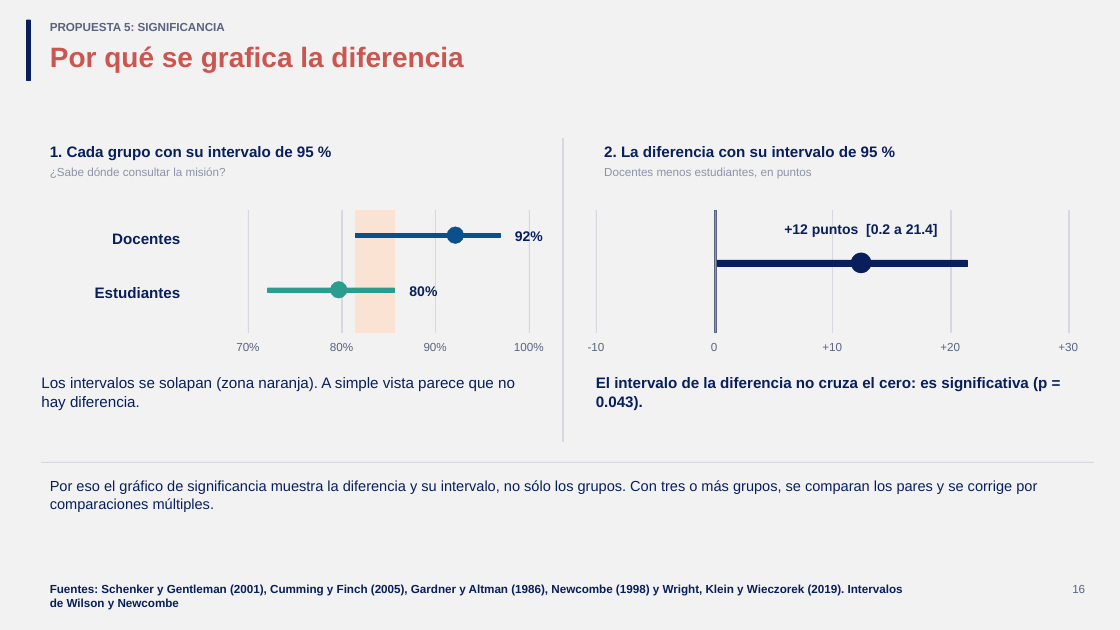
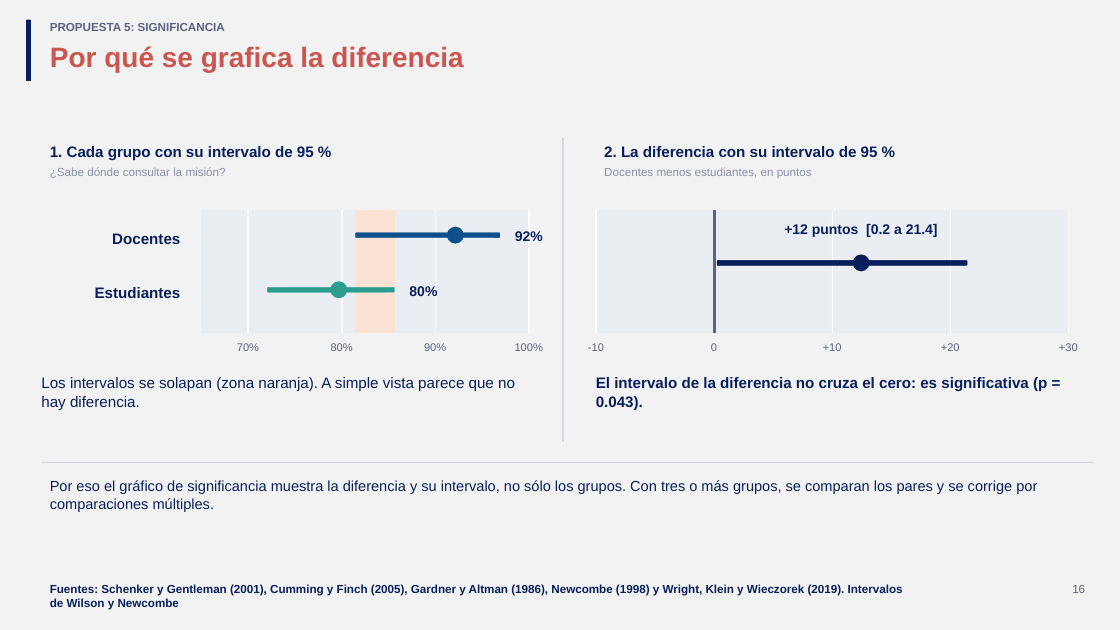
Before and after one commit to GonzaloAlmendariz/prosecnur-app, a slide deck: slide 16 of docs/qa/motor-ppt-2026-10-06/4-recetario/propuestas-rescatables.pptx. Drawn at 1120x630 pixels with LibreOffice and Linux fonts; fonts in the diff are those of the drawing; background and template pictures are left out. Boxes give left, top, right and bottom in pixels: in the first picture for what was removed or moved away, otherwise in the second. Text is boxed around its words. In the diff, an @@ line names an element or a change of style, - is before the commit and + after.

```diff
--- a/docs/qa/motor-ppt-2026-10-06/4-recetario/propuestas-rescatables.pptx
+++ b/docs/qa/motor-ppt-2026-10-06/4-recetario/propuestas-rescatables.pptx
@@ rectangle added at [202,210,529,332], fill #EAEDF2, outline #EAEDF2 0.25 pt @@
@@ rectangle added at [596,210,1068,332], fill #EAEDF2, outline #EAEDF2 0.25 pt @@
@@ fill #D5D9DF to #FFFFFF; outline #D5D9DF 0.25 pt to #FFFFFF 0.25 pt in 8 elements at [248,210,249,332], [435,210,436,332], [528,210,529,332], [596,210,597,332], [950,210,951,332], [832,210,833,332], [341,210,342,332], [1068,210,1069,332] @@
@@ rounded rectangle at [718,260,968,266]: rectangle to rounded rectangle @@
@@ ellipse at [854,255,869,271]: outline #081F5C 0.25 pt to #081F5C 1.5 pt @@
@@ ellipse at [331,282,346,297]: outline #2A9D8F 0.25 pt to #2A9D8F 1.5 pt @@
@@ size 10 to 9.5 pt in 7 elements at [424,343,446,351], [237,343,259,351], [331,343,353,351], [823,343,842,351], [941,343,960,351], [1059,343,1078,351], [515,343,543,351] @@
```
Also in this commit, not shown: 6 other slides changed, 2 other files.
